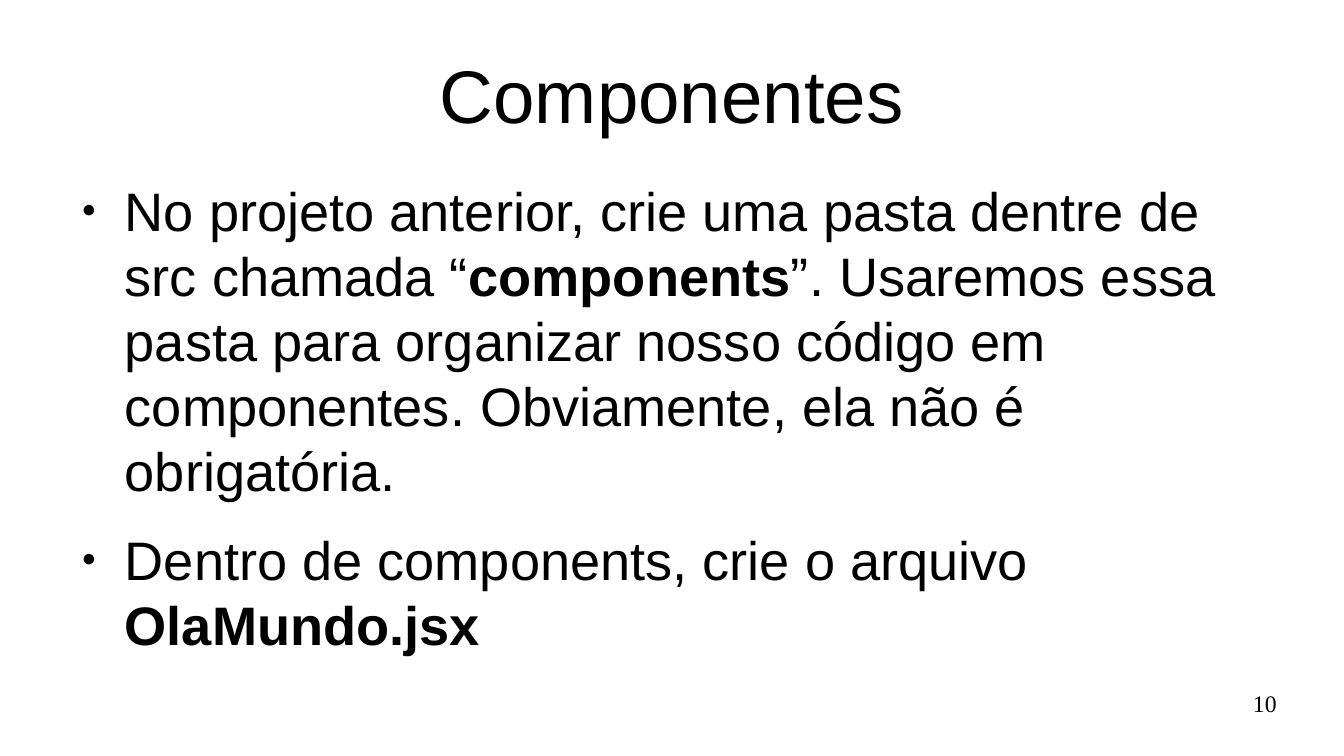
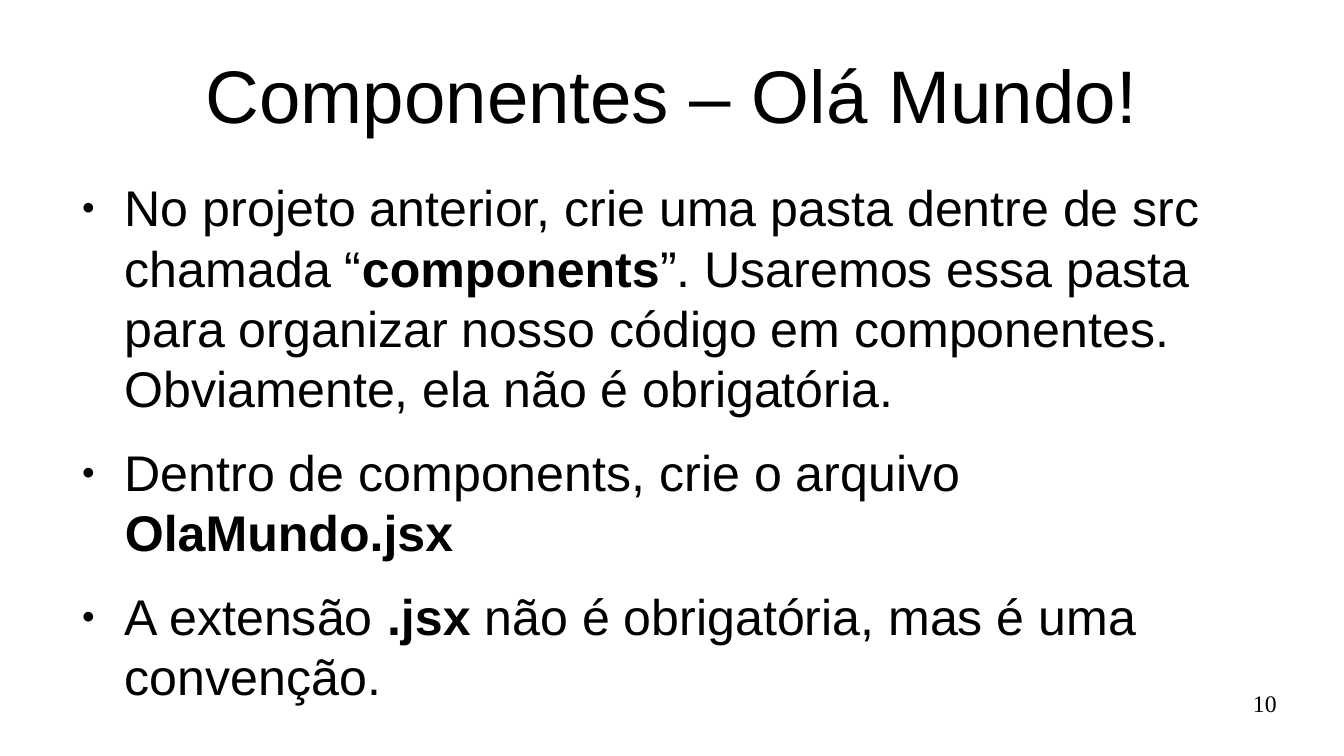
Before and after one commit to Marques-Dev/WEB_2020-1, a slide deck: slide 10 of SLIDES/aula01.odp. Drawn at 1344x756 pixels with LibreOffice and Linux fonts; fonts in the diff are those of the drawing. Boxes give left, top, right and bottom in pixels: in the first picture for what was removed or moved away, otherwise in the second. Text is boxed around its words. In the diff, an @@ line names an element or a change of style, - is before the commit and + after.

Commit message:
componentes da aula 01

```diff
--- a/SLIDES/aula01.odp
+++ b/SLIDES/aula01.odp
@@ title at [206, 68, 1136, 137]: text changed @@
-Componentes
+Componentes – Olá Mundo!
@@ text at [125, 189, 1200, 561]: size 32 to 29.6 pt in "No projeto anterior, crie uma pasta dentre ...", "Dentro de components, crie o arquivo OlaMundo.jsx" @@
@@ text at [125, 598, 1136, 645]: paragraph added @@
+● A extensão .jsx não é obrigatória, mas é uma convenção.
```
Also in this commit, not shown: 8 other slides changed, 24 slides added, 22 slides removed, 8 other files.
